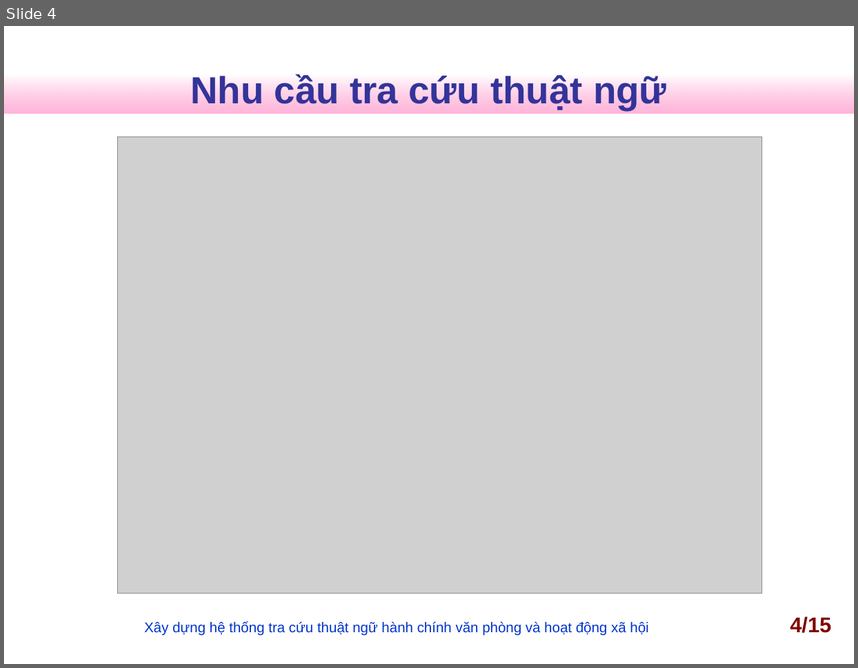
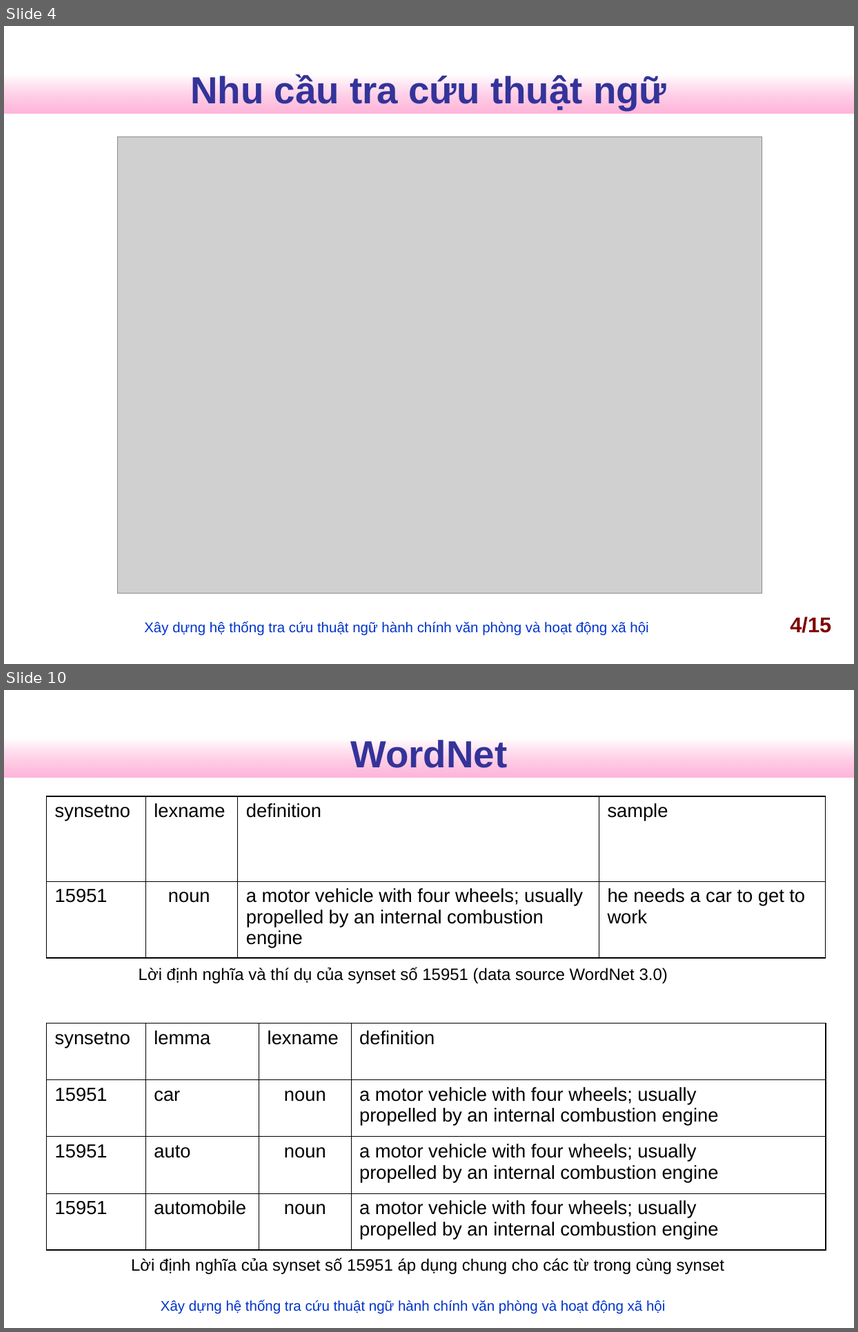
Before and after one commit to nguyentk90/tra-cuu-thuat-ngu-hanh-chinh, a slide deck: Documents/slideN2013.ppt. Shown one above the other, each under a label of ours: slide 4 before the commit, slides 4 and 10 after it; the slides between them are not shown. The pictures are 858x668 and 858x1332 pixels, drawn with LibreOffice and Linux fonts; fonts in the diff are those of the drawing; grey boxes stand for pictures; background and template pictures are left out. Boxes give left, top, right and bottom in pixels: in the first picture for what was removed or moved away, otherwise in the second. Text is boxed around its words. In the diff, an @@ line names an element or a change of style, - is before the commit and + after.

```diff
--- a/Documents/slideN2013.ppt
+++ b/Documents/slideN2013.ppt
@@ slide 10 added at <box>4,690,854,1328</box>, background #FFFFFF; not listed: 1 template element that a slide beside it also shows @@
@@ title added at <box>350,738,507,768</box>, 32 pt, text #333399, bold @@
+WordNet
@@ table added at <box>47,796,825,958</box>, 2 rows, 4 columns @@
+synsetno | lexname | definition | sample
+15951 | noun | a motor vehicle with four wheels; usually propelled by an internal combustion engine | he needs a car to get to work
@@ text added at <box>139,967,668,983</box>, 14 pt, text #000000 @@
+Lời định nghĩa và thí dụ của synset số 15951 (data source WordNet 3.0)
@@ table added at <box>47,1023,825,1250</box>, 4 rows, 4 columns @@
+synsetno | lemma | lexname | definition
+15951 | car | noun | a motor vehicle with four wheels; usually propelled by an internal combustion engine
+15951 | auto | noun | a motor vehicle with four wheels; usually propelled by an internal combustion engine
+15951 | automobile | noun | a motor vehicle with four wheels; usually propelled by an internal combustion engine
@@ text added at <box>131,1257,724,1274</box>, 14 pt, text #000000 @@
+Lời định nghĩa của synset số 15951 áp dụng chung cho các từ trong cùng synset
@@ text added at <box>161,1299,665,1314</box>, 12 pt, text #0033CC @@
+Xây dựng hệ thống tra cứu thuật ngữ hành chính văn phòng và hoạt động xã hội
```
Also in this commit, not shown: 10 slides changed, 4 other slides added, 1 slide removed, 2 other files.
